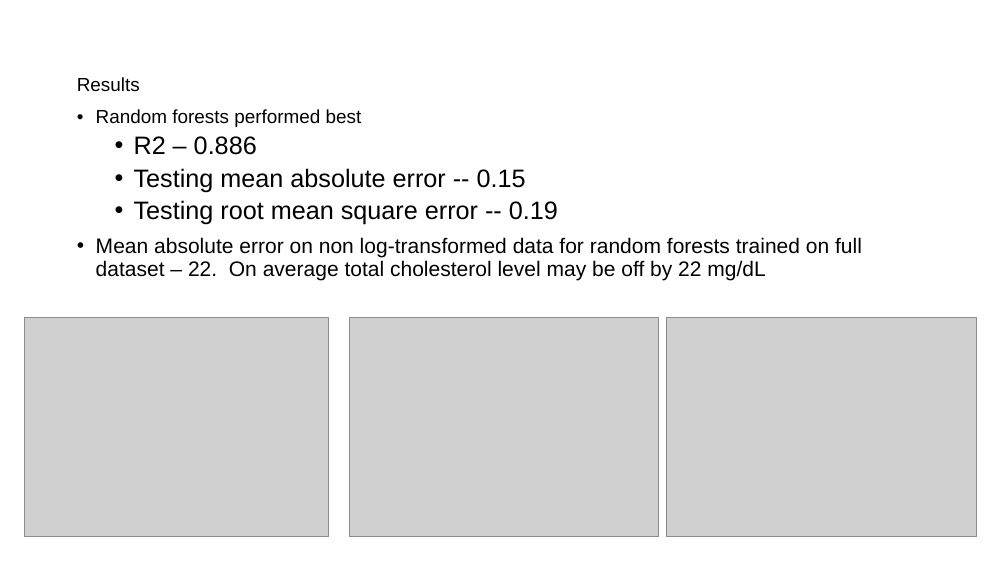
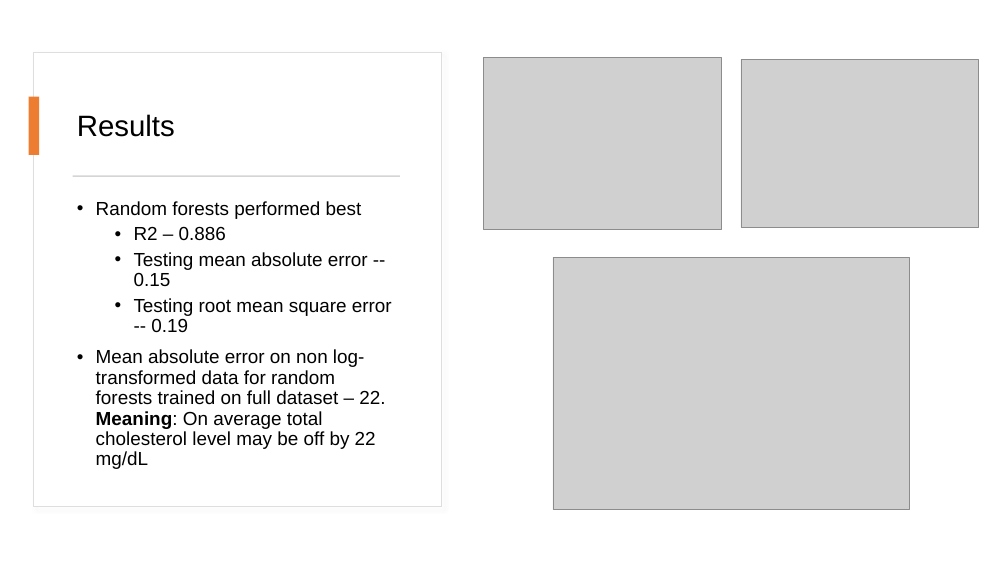
Before and after one commit to mathisme/ThinkfulDSFinalCapstone, a slide deck: slide 8 of Presentation.pptx. Drawn at 1008x567 pixels with LibreOffice and Linux fonts; fonts in the diff are those of the drawing; grey boxes stand for pictures. Boxes give left, top, right and bottom in pixels: in the first picture for what was removed or moved away, otherwise in the second. Text is boxed around its words. In the diff, an @@ line names an element or a change of style, - is before the commit and + after.

```diff
--- a/Presentation.pptx
+++ b/Presentation.pptx
@@ rectangle added at (x1=34, y1=52, x2=442, y2=507), fill #FFFFFF, outline #DEDEDE 0.75 pt @@
@@ picture resized from (x1=24, y1=317, x2=328, y2=537) to (x1=483, y1=57, x2=721, y2=229) @@
@@ picture resized from (x1=349, y1=317, x2=659, y2=537) to (x1=741, y1=59, x2=979, y2=228) @@
@@ title "Results" moved from (x1=77, y1=77, x2=140, y2=92) to (x1=77, y1=114, x2=175, y2=137) @@
@@ title "Results" at (x1=77, y1=114, x2=175, y2=137): size 18 to 28 pt @@
@@ rectangle added at (x1=29, y1=97, x2=39, y2=155), fill #ED7D31 @@
@@ rectangle added at (x1=73, y1=175, x2=400, y2=177), fill #D5D5D5 @@
@@ text "Random forests performed best" moved from (x1=96, y1=109, x2=862, y2=280) to (x1=96, y1=201, x2=392, y2=469) @@
@@ text at (x1=134, y1=226, x2=392, y2=333): size 24 to 18 pt in "R2 – 0.886", "Testing mean absolute error -- 0.15", "Testing root mean square error -- 0.19" @@
@@ picture resized from (x1=667, y1=317, x2=976, y2=537) to (x1=553, y1=257, x2=909, y2=510) @@
@@ text at (x1=96, y1=349, x2=385, y2=469): text changed; size 20 to 18 pt @@
-• Mean absolute error on non log-transformed data for random forests trained on full dataset – 22. On average total cholesterol level may be off by 22 mg/dL
+• Mean absolute error on non log-transformed data for random forests trained on full dataset – 22. Meaning: On average total cholesterol level may be off by 22 mg/dL
```
Also in this commit, not shown: 8 other slides changed, 6 slides added, 4 slides removed.
